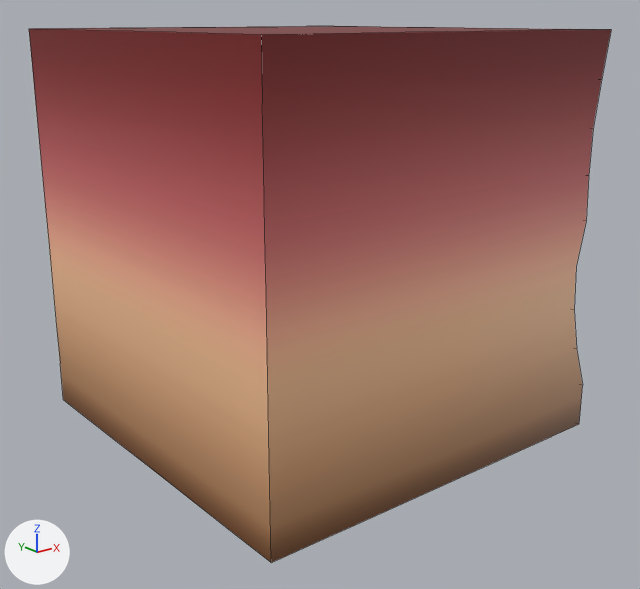
One commit to the FBX model Assets/Models/TileSets/Tileset 1/base5.001.fbx: the scene before it, then after it.
Camera for both pictures: a camera (50 mm lens) standing at (-1.361, -1.743, 0.528) and looking at (-0.005, -0.048, -0.151). Every picture has the same lights, and +X, +Y and +Z are marked at lower left. Mesh edges are drawn as thin lines. Where no turn or scale is listed for an object, it has been applied to the vertices.

Names of what the first picture shows: 'base5.001'.
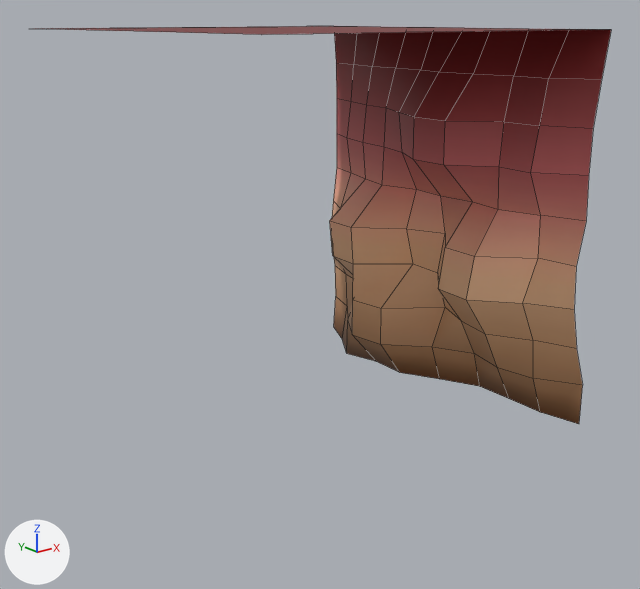
What the commit changed:
me_cube_031 is used by ob_base5_001; location (0.0, 0.0, 0.0).
me_cube_031 had 168 vertices, 86 faces and spanned x -0.49..0.51, y -0.5..0.5, z -0.5..0.5.
me_cube_031 now has 126 vertices, 82 faces and spans x -0.49..0.51, y -0.5..0.5, z -0.5..0.5.
Part 1, on me_cube_031:
42 vertices are removed from x -0.49..0.393, y -0.5..0.5, z -0.5..0.389.
4 faces are deleted.

Changed parts and their boxes (x1, y1, x2, y2) in the pictures (640 x 589 px):
'base5.001', reshaped (26% shorter): before (29, 26, 611, 563); after (32, 26, 611, 424)
part 1 of me_cube_031, deleted: before (29, 29, 611, 563)
